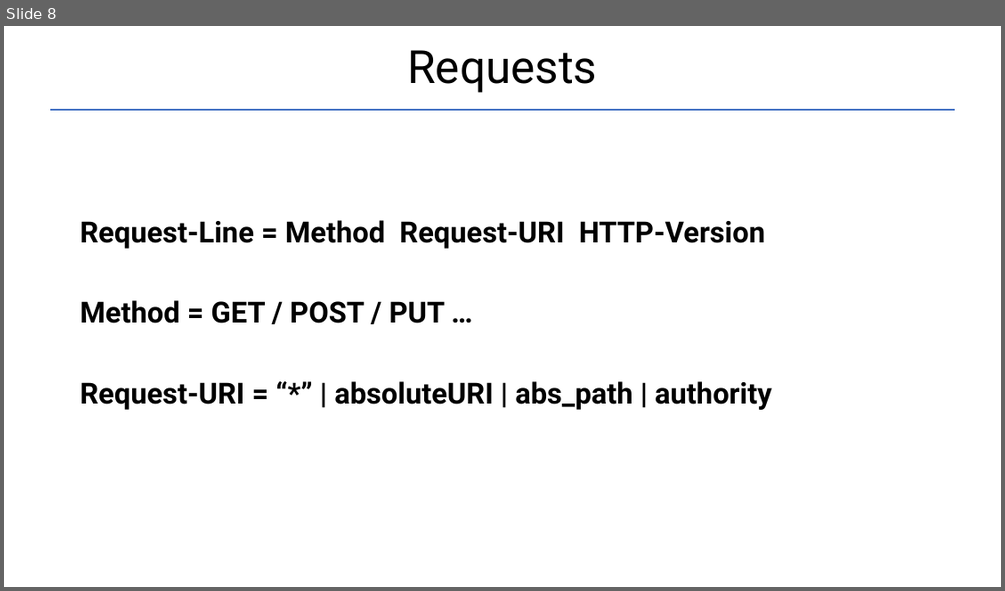
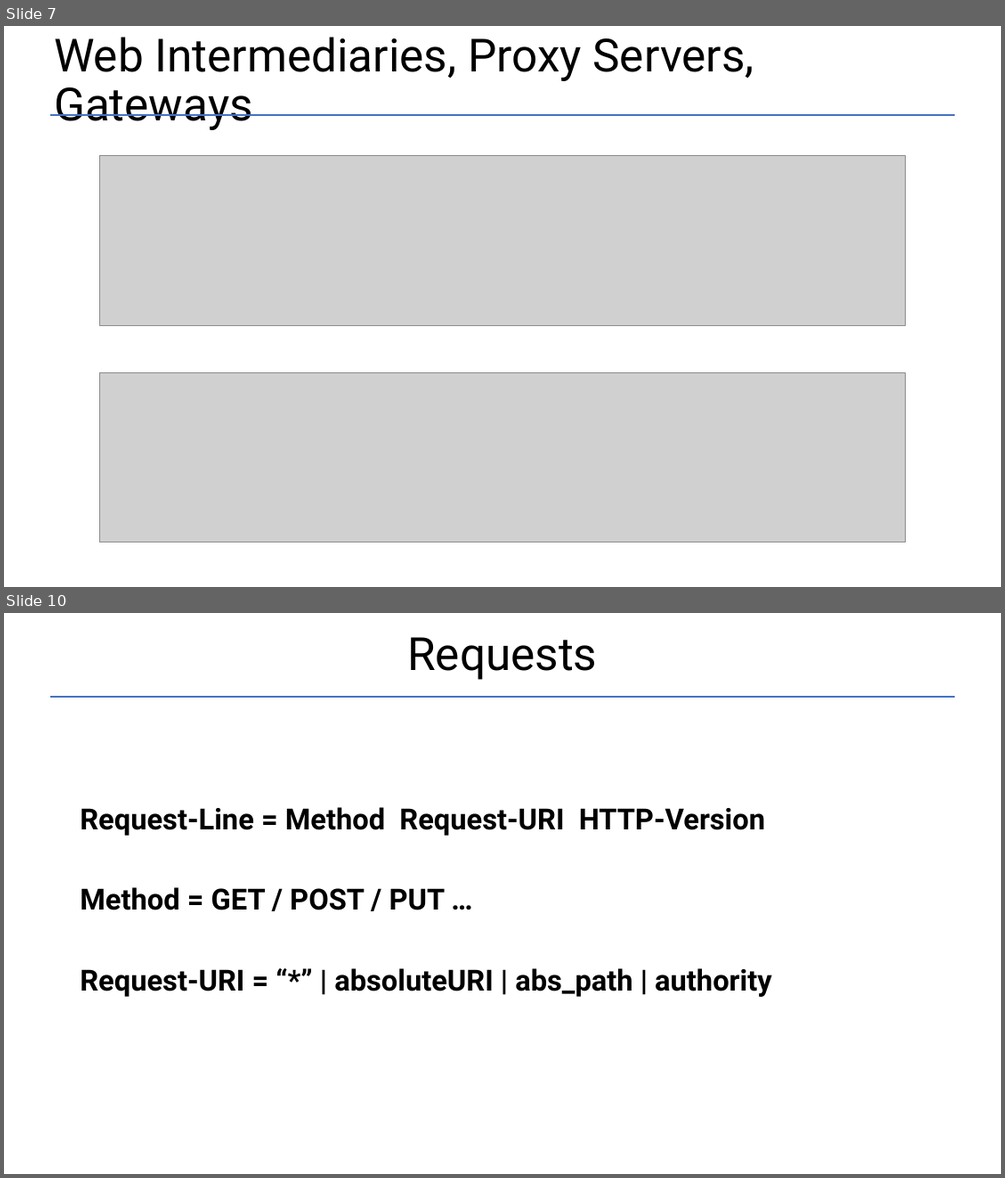
Before and after one commit to Garnik94/Levelup_presentations, a slide deck: Http/Http_presentation.pptx. Shown one above the other, each under a label of ours: slide 8 before the commit, slides 7 and 10 after it; the slides between them are not shown. The pictures are 1005x591 and 1005x1178 pixels, drawn with LibreOffice and Linux fonts; fonts in the diff are those of the drawing; grey boxes stand for pictures. Boxes give left, top, right and bottom in pixels: in the first picture for what was removed or moved away, otherwise in the second. Text is boxed around its words. In the diff, an @@ line names an element or a change of style, - is before the commit and + after.

```diff
--- a/Http/Http_presentation.pptx
+++ b/Http/Http_presentation.pptx
@@ slide 7 added at box(4, 26, 1001, 587), background #FFFFFF @@
@@ title added at box(54, 37, 754, 130), 44 pt, text #000000 @@
+Web Intermediaries, Proxy Servers, Gateways
@@ line added from (50, 115) to (955, 115), #4472C4 1.5 pt @@
@@ picture added at box(100, 155, 905, 325) @@
@@ picture added at box(100, 372, 905, 542) @@
@@ what was slide 8 is now slide 10 @@
```
Also in this commit, not shown: 3 slides changed, 2 other slides added, 3 other files.
